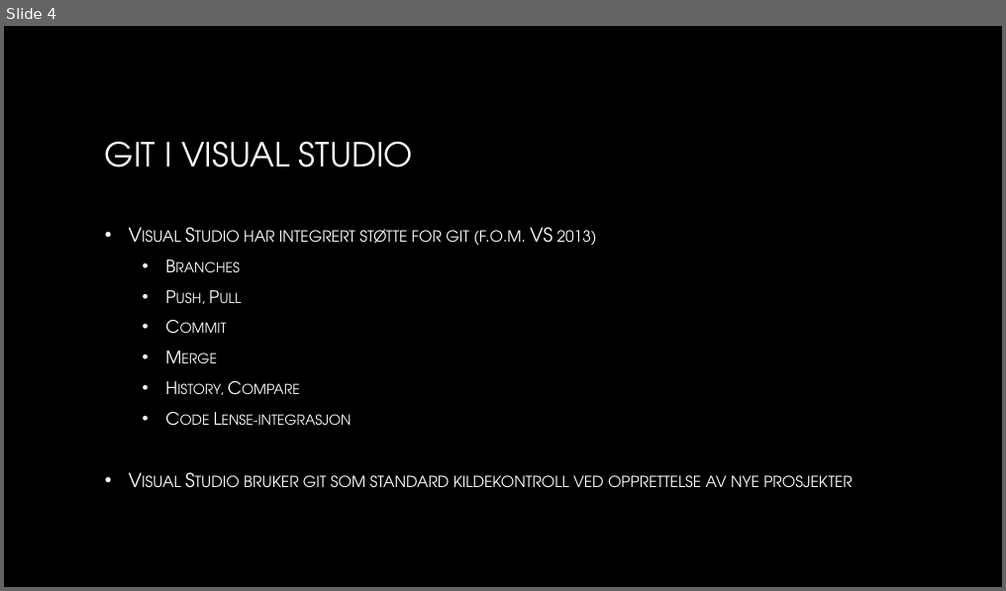
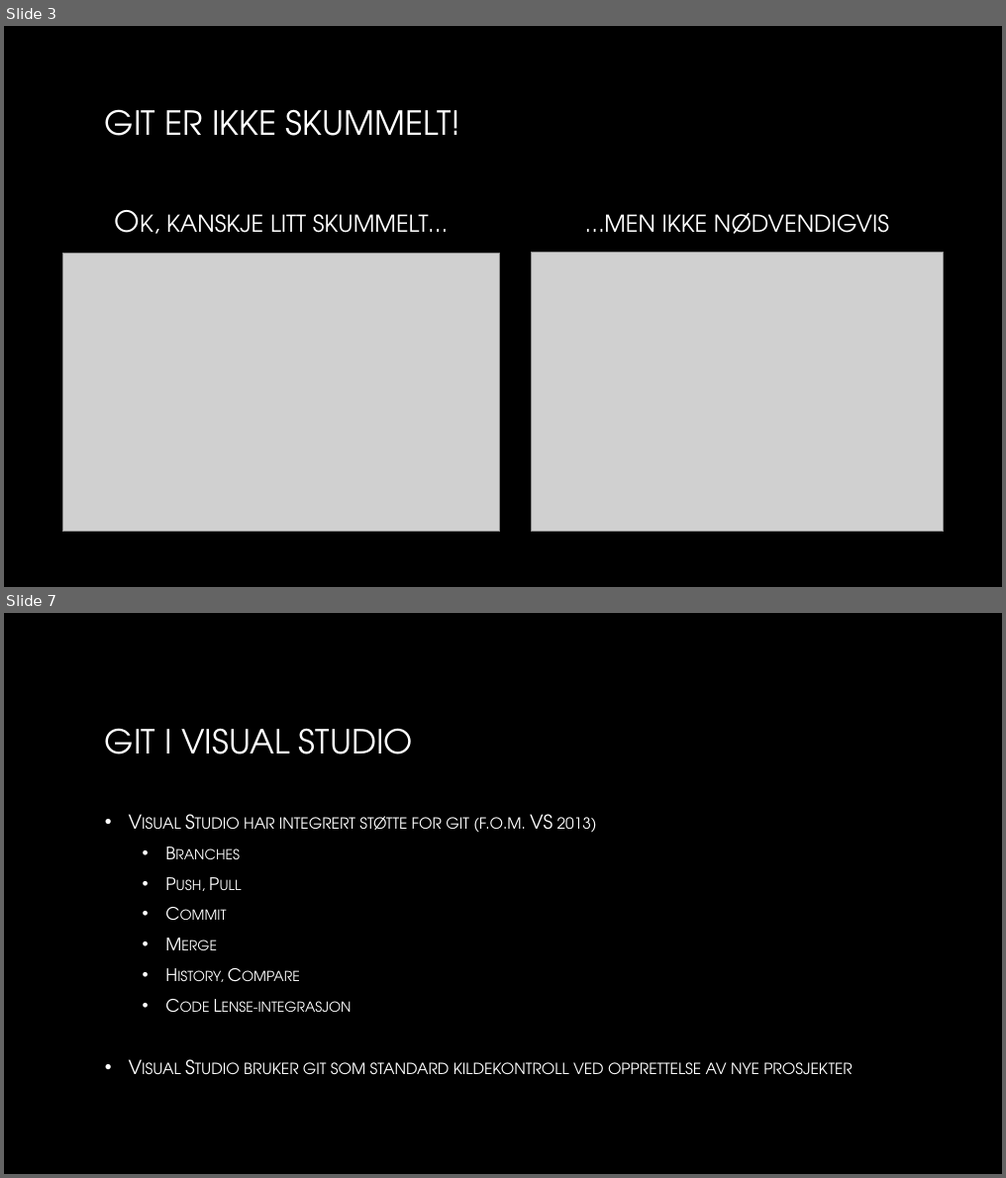
Before and after one commit to hagronnestad/gitvstfs, a slide deck: GIT vs TFS.pptx. Shown one above the other, each under a label of ours: slide 4 before the commit, slides 3 and 7 after it; the slides between them are not shown. The pictures are 1006x591 and 1006x1178 pixels, drawn with LibreOffice and Linux fonts; fonts in the diff are those of the drawing; grey boxes stand for pictures; background and template pictures are left out. Boxes give left, top, right and bottom in pixels: in the first picture for what was removed or moved away, otherwise in the second. Text is boxed around its words. In the diff, an @@ line names an element or a change of style, - is before the commit and + after.

```diff
--- a/GIT vs TFS.pptx
+++ b/GIT vs TFS.pptx
@@ slide 3 added at [4, 26, 1002, 587], background picture (left out) @@
@@ title added at [105, 109, 461, 136], 32 pt, text gradient #FFFFFF to #A6A6A6 @@
+GIT ER IKKE SKUMMELT!
@@ text added at [166, 214, 448, 233], 28 pt, text gradient #FFFFFF to #BFBFBF, small capitals @@
+Ok, kanskje litt skummelt…
@@ text added at [585, 213, 889, 234], 28 pt, text gradient #FFFFFF to #BFBFBF, small capitals @@
+…men ikke nødvendigvis
@@ picture added at [62, 254, 500, 532] @@
@@ picture added at [532, 252, 944, 531] @@
@@ what was slide 4 is now slide 7 @@
```
Also in this commit, not shown: 7 slides changed, 5 other slides added, 2 slides removed.
